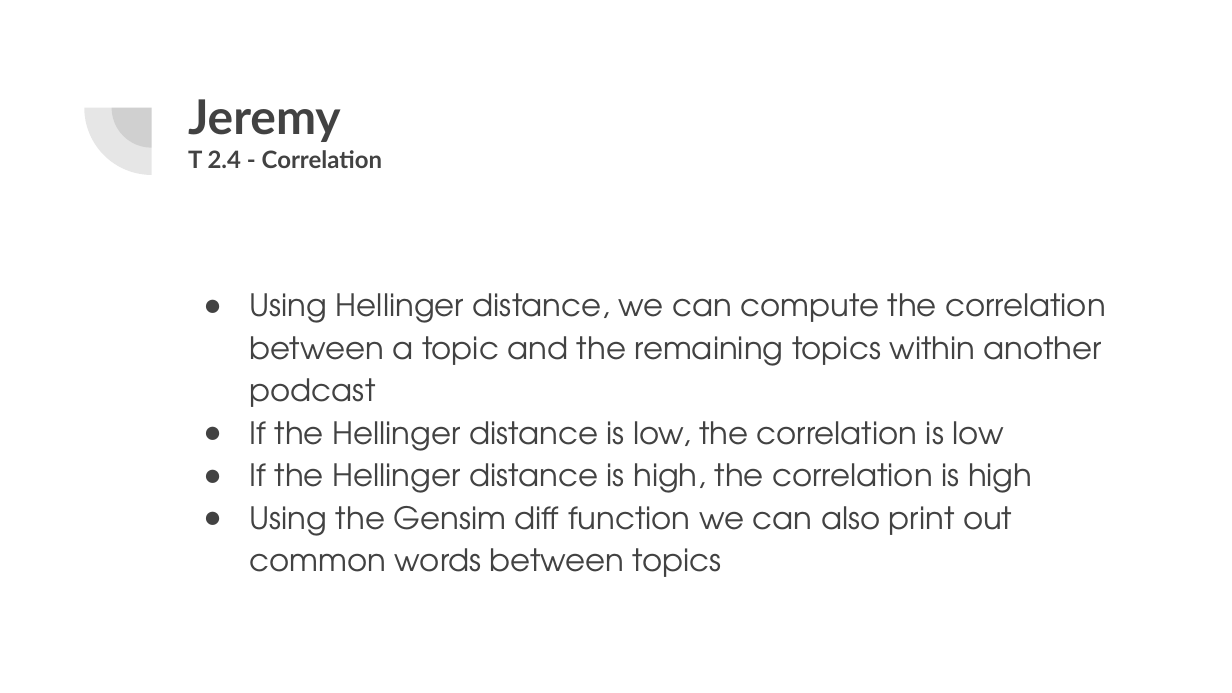
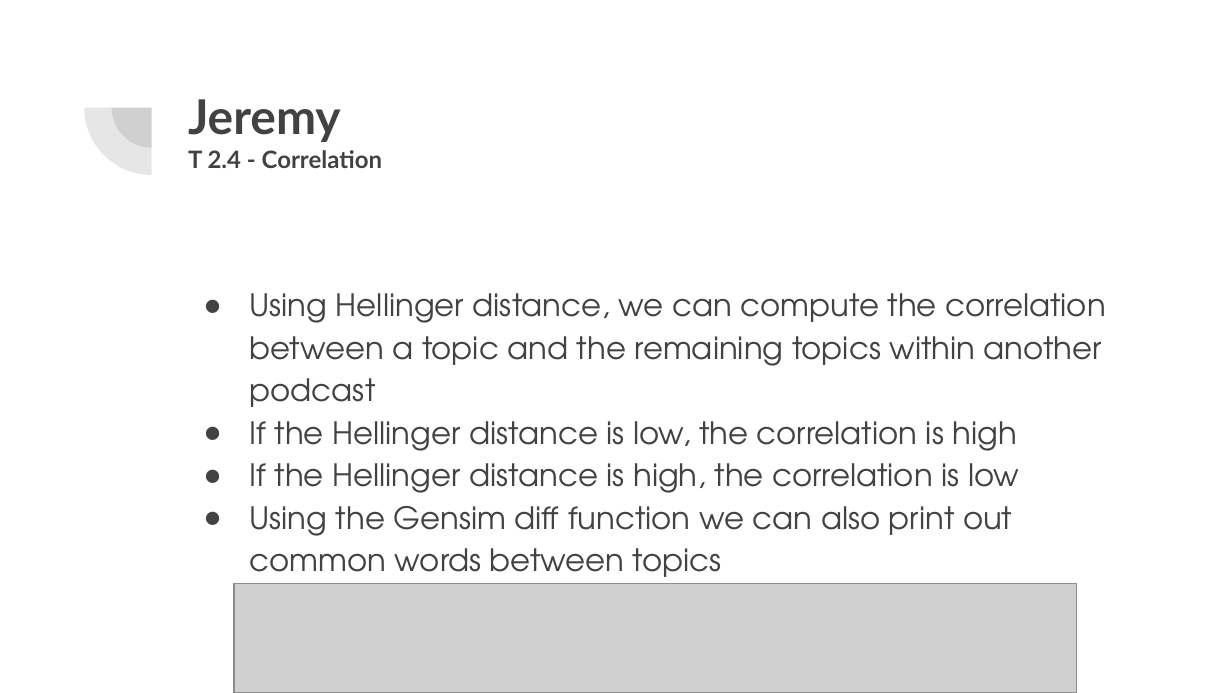
Before and after one commit to UNCG-CSE/Podknow, a slide deck: slide 21 of doc/Podknow_ Statistics.pptx. Drawn at 1232x693 pixels with LibreOffice and Linux fonts; fonts in the diff are those of the drawing; grey boxes stand for pictures. Boxes give left, top, right and bottom in pixels: in the first picture for what was removed or moved away, otherwise in the second. Text is boxed around its words. In the diff, an @@ line names an element or a change of style, - is before the commit and + after.

Commit message:
final powerpoint upload

```diff
--- a/doc/Podknow_ Statistics.pptx
+++ b/doc/Podknow_ Statistics.pptx
@@ text at [250, 421, 1019, 493]: text changed @@
-● If the Hellinger distance is low, the correlation is low
-● If the Hellinger distance is high, the correlation is high
+● If the Hellinger distance is low, the correlation is high
+● If the Hellinger distance is high, the correlation is low
@@ picture added at [234, 583, 1077, 692] @@
```
Also in this commit, not shown: 2 other slides changed.
